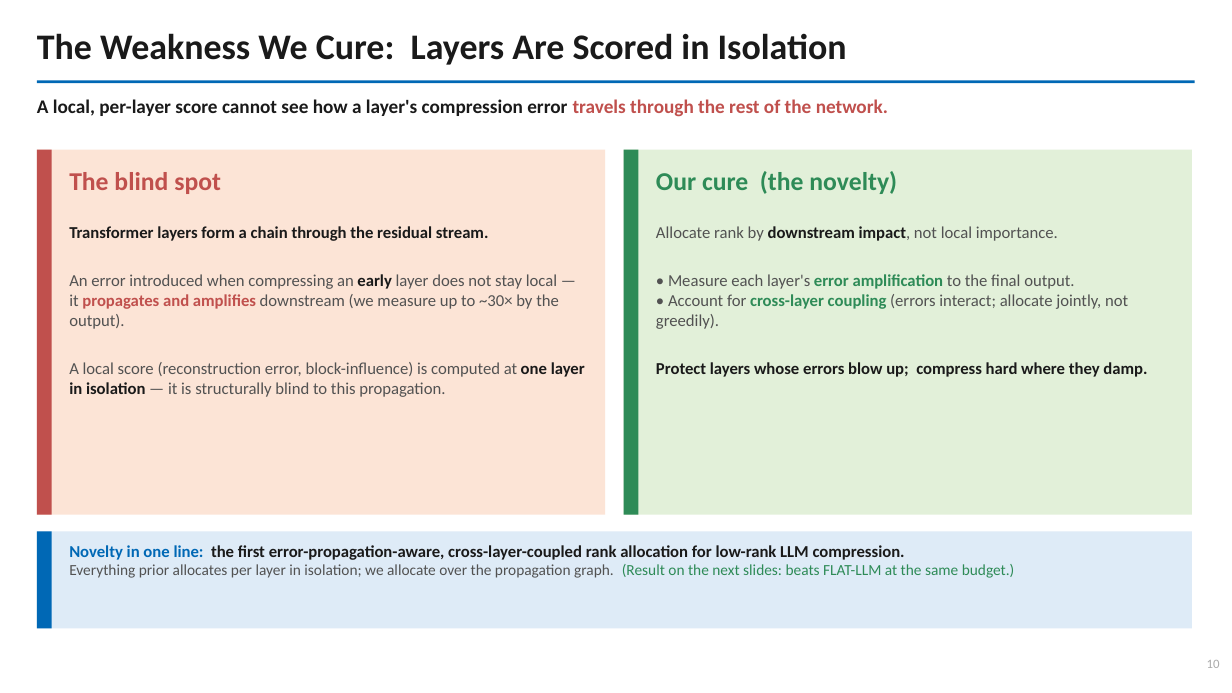
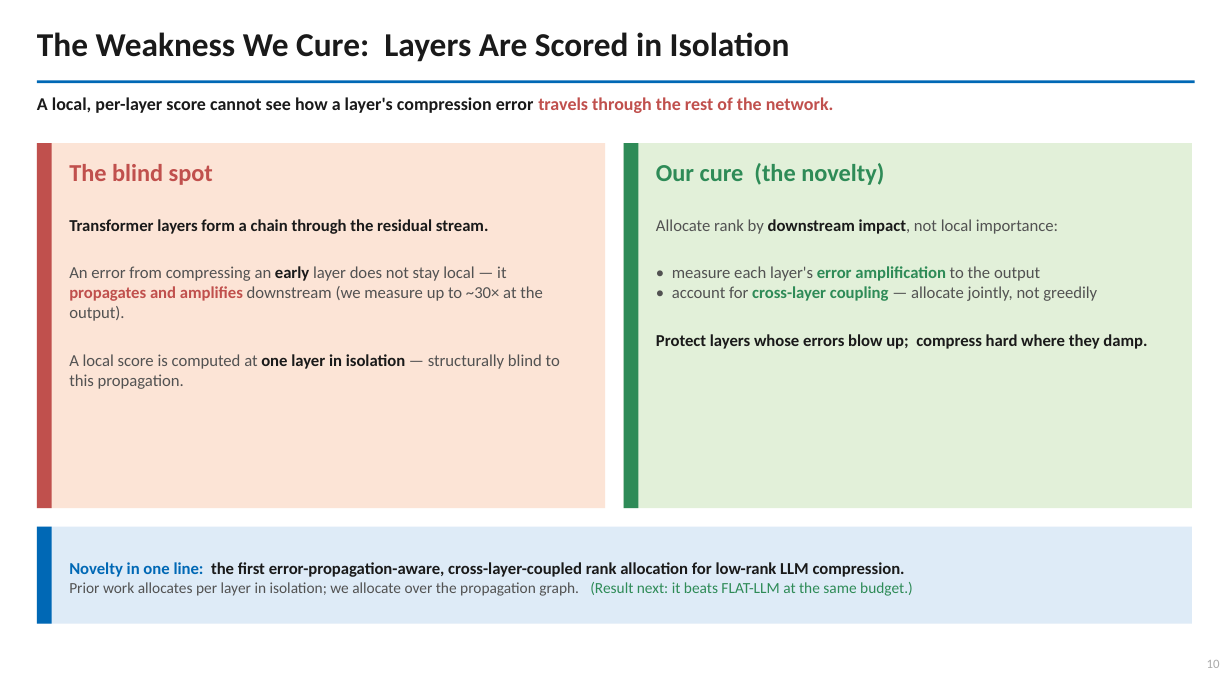
Before and after one commit to shahrzadesmat/HyperGraph, a slide deck: slide 11 of hypergraph_slides.pptx. Drawn at 1232x693 pixels with LibreOffice and Linux fonts; fonts in the diff are those of the drawing. Boxes give left, top, right and bottom in pixels: in the first picture for what was removed or moved away, otherwise in the second. Text is boxed around its words. In the diff, an @@ line names an element or a change of style, - is before the commit and + after.

```diff
--- a/hypergraph_slides.pptx
+++ b/hypergraph_slides.pptx
@@ text "The Weakness We Cure: Layers ..." at bbox=[37, 32, 790, 62]: size 28 to 26 pt @@
@@ text "A local, per-layer score cannot ..." at bbox=[37, 97, 834, 113]: size 15 to 14 pt @@
@@ 6 rectangles: place and size @@
-6 rectangles at bbox=[37, 150, 1192, 628]
+6 rectangles at bbox=[37, 143, 1192, 624]
@@ text "The blind spot" at bbox=[69, 164, 213, 185]: size 20 to 19 pt @@
@@ text "Our cure (the novelty)" at bbox=[656, 163, 884, 185]: size 20 to 19 pt @@
@@ 4 texts: place and size @@
-4 texts at bbox=[69, 171, 1147, 397]
+4 texts at bbox=[69, 163, 1147, 389]
@@ text at bbox=[656, 219, 1097, 301]: text changed @@
-Allocate rank by downstream impact, not local importance.
-• Measure each layer's error amplification to the final output.
-• Account for cross-layer coupling (errors interact; allocate jointly, not greedily).
+Allocate rank by downstream impact, not local importance:
+• measure each layer's error amplification to the output
+• account for cross-layer coupling — allocate jointly, not greedily
@@ text at bbox=[69, 266, 560, 389]: text changed @@
-An error introduced when compressing an early layer does not stay local — it propagates and amplifies downstream (we measure up to ~30× by the output).
-A local score (reconstruction error, block-influence) is computed at one layer in isolation — it is structurally blind to this propagation.
+An error from compressing an early layer does not stay local — it propagates and amplifies downstream (we measure up to ~30× at the output).
+A local score is computed at one layer in isolation — structurally blind to this propagation.
@@ text "Novelty in one line: the ..." at bbox=[69, 562, 913, 596]: vertical alignment top to middle @@
@@ text at bbox=[69, 582, 913, 596]: text changed @@
-Everything prior allocates per layer in isolation; we allocate over the propagation graph. (Result on the next slides: beats FLAT-LLM at the same budget.)
+Prior work allocates per layer in isolation; we allocate over the propagation graph. (Result next: it beats FLAT-LLM at the same budget.)
```
Also in this commit, not shown: 4 other slides changed, 3 other files.
